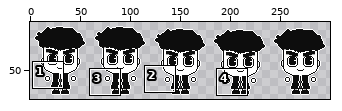
One commit to this sprite sheet: Assets/Resources/Player/Sprites/Wizard/Spritesheets/w_front_idle.png. The first picture is a wide view before the edit; the outline marks the close-up.
Close-up. The starting point:
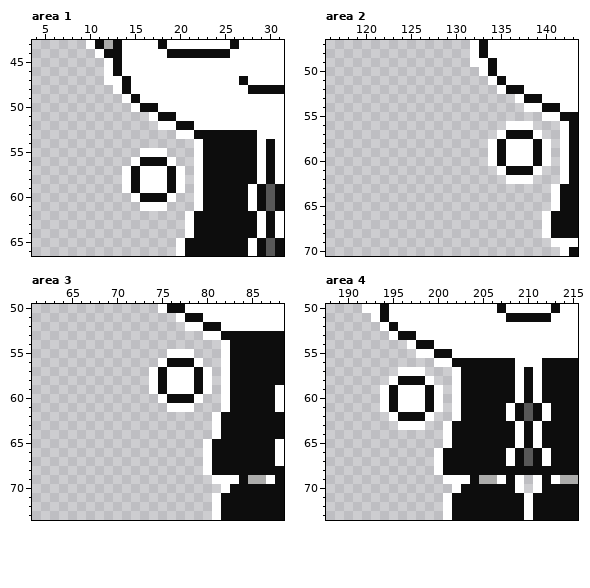
The file is 300x80 pixels. Shown: area 1: x 4..31, y 43..66; area 2: x 116..143, y 47..70; area 3: x 61..88, y 50..73; area 4: x 188..215, y 50..73. The wide view leaves out empty margins. The commit also changed other parts of the picture, which this record leaves out.
The result:
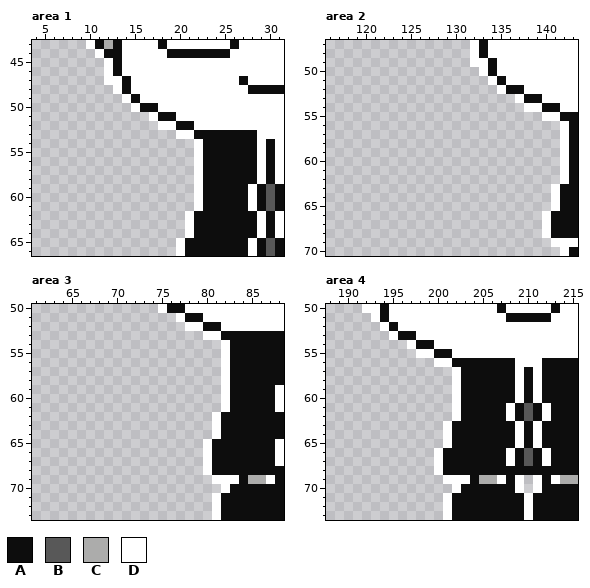
Palette (. is transparent): A #0d0d0d  B #585858  C #acacab  D #ffffff
Change:
--- area 1
@@ x 12..22 @@
 54 ..........D
-55 ....DDD...D
-56 ...DAAAD..D
-57 ..DADDDAD.D
-58 ..DADDDAD.D
-59 ..DADDDAD.D
-60 ...DAAAD..D
-61 ....DDD...D
+55 ..........D
+56 ..........D
+57 ..........D
+58 ..........D
+59 ..........D
+60 ..........D
+61 ..........D
 62 .........DA
--- area 2
@@ x 132..142 @@
 55 ........DDA
-56 ....DDD...D
-57 ...DAAAD..D
-58 ..DADDDAD.D
-59 ..DADDDAD.D
-60 ..DADDDAD.D
-61 ...DAAAD..D
-62 ....DDD...D
+56 ..........D
+57 ..........D
+58 ..........D
+59 ..........D
+60 ..........D
+61 ..........D
+62 ..........D
 63 .........DA
--- area 3
@@ x 72..82 @@
 54 ..........D
-55 ....DDD...D
-56 ...DAAAD..D
-57 ..DADDDAD.D
-58 ..DADDDAD.D
-59 ..DADDDAD.D
-60 ...DAAAD..D
-61 ....DDD...D
+55 ..........D
+56 ..........D
+57 ..........D
+58 ..........D
+59 ..........D
+60 ..........D
+61 ..........D
 62 .........DA
--- area 4
@@ x 192..202 @@
 56 ........DDA
-57 ....DDD...D
-58 ...DAAAD..D
-59 ..DADDDAD.D
-60 ..DADDDAD.D
-61 ..DADDDAD.D
-62 ...DAAAD..D
-63 ....DDD..DA
+57 ..........D
+58 ..........D
+59 ..........D
+60 ..........D
+61 ..........D
+62 ..........D
+63 .........DA
 64 .........DA
